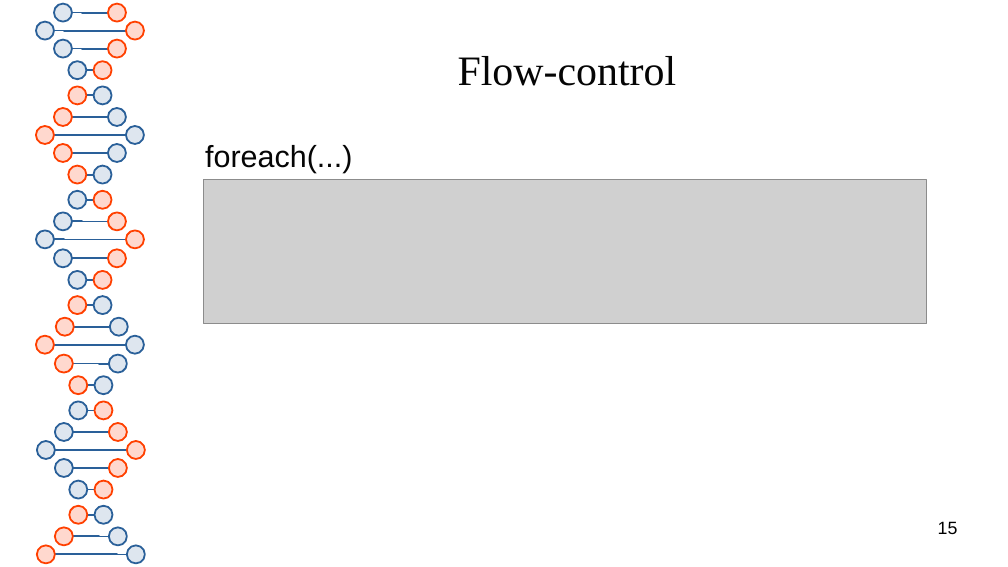
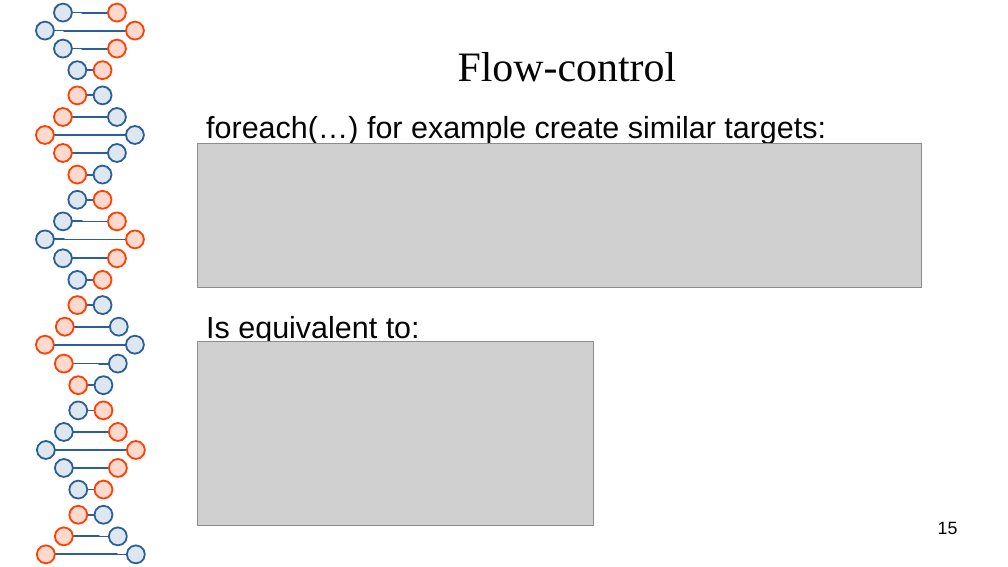
Before and after one commit to kingkybel/Transfer, a slide deck: slide 15 of CMakeTutorial/CMakeLecture.odp. Drawn at 1008x567 pixels with LibreOffice and Linux fonts; fonts in the diff are those of the drawing; grey boxes stand for pictures. Boxes give left, top, right and bottom in pixels: in the first picture for what was removed or moved away, otherwise in the second. Text is boxed around its words. In the diff, an @@ line names an element or a change of style, - is before the commit and + after.

```diff
--- a/CMakeTutorial/CMakeLecture.odp
+++ b/CMakeTutorial/CMakeLecture.odp
@@ title "Flow-control": place and size @@
-title "Flow-control" at (458,56,677,86)
+title "Flow-control" at (458,52,677,82)
@@ text at (206,116,826,344): text changed @@
-foreach(...)
+foreach(…) for example create similar targets:
+Is equivalent to:
@@ picture: place and size @@
-picture at (203,180,927,324)
+picture at (198,144,922,287)
@@ picture added at (198,342,595,526) @@
```
Also in this commit, not shown: 3 other slides changed, 1 slide added, 1 other file.
